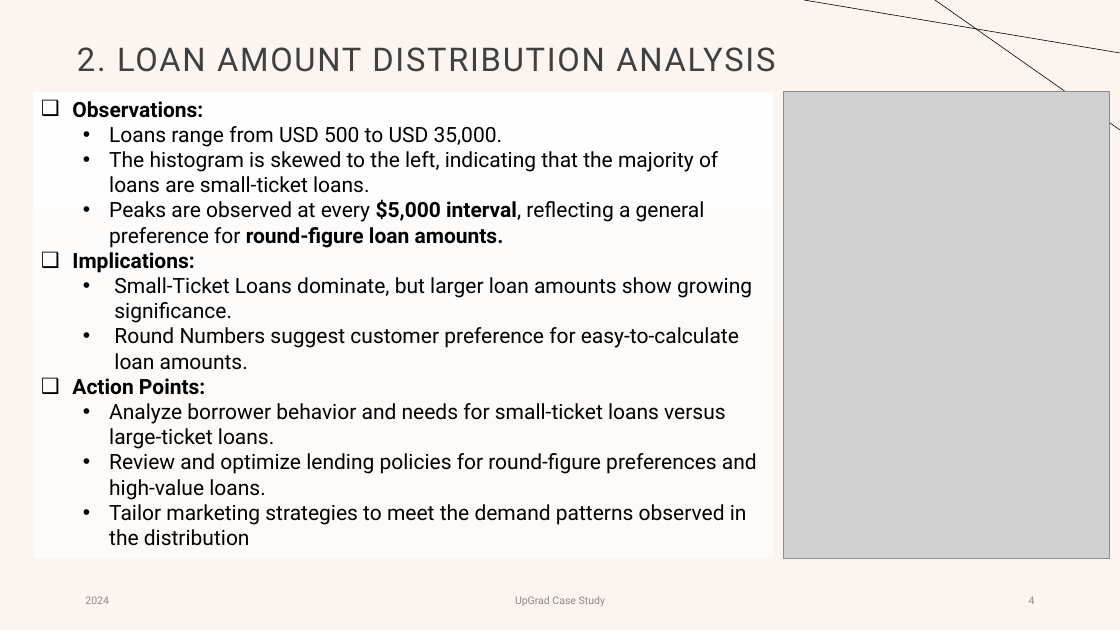
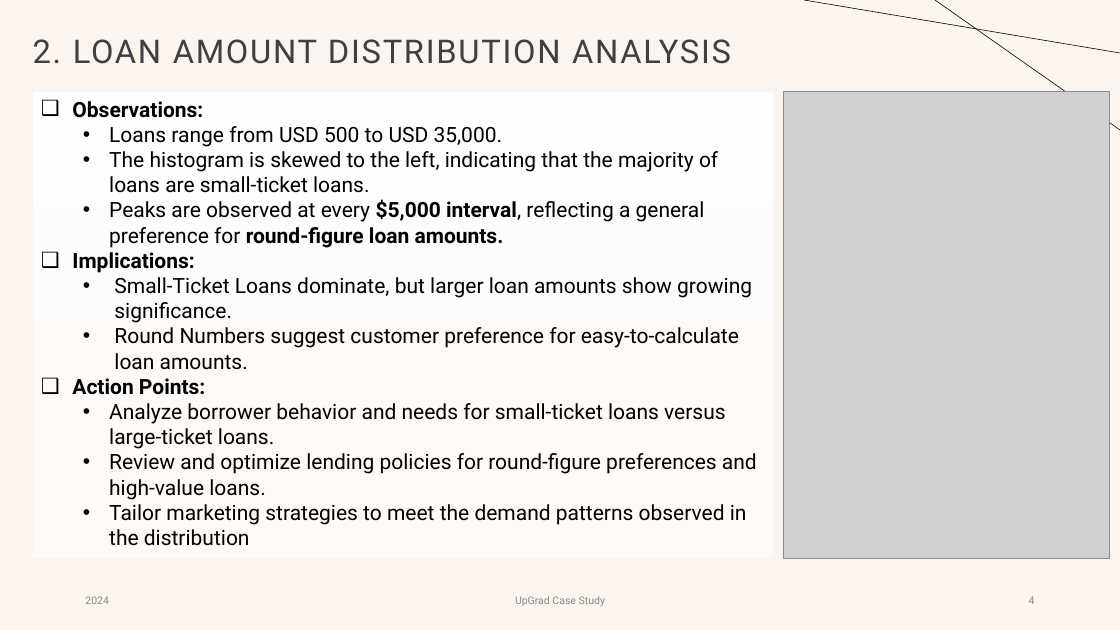
Before and after one commit to gowthambavireddy/LendingClubPratice, a slide deck: slide 4 of Lending Club Case study.pptx. Drawn at 1120x630 pixels with LibreOffice and Linux fonts; fonts in the diff are those of the drawing; grey boxes stand for pictures. Boxes give left, top, right and bottom in pixels: in the first picture for what was removed or moved away, otherwise in the second. Text is boxed around its words. In the diff, an @@ line names an element or a change of style, - is before the commit and + after.

```diff
--- a/Lending Club Case study.pptx
+++ b/Lending Club Case study.pptx
@@ title "2. LOAN AMOUNT DISTRIBUTION ANALYSIS": place and size @@
-title "2. LOAN AMOUNT DISTRIBUTION ANALYSIS" at <box>77,47,775,72</box>
+title "2. LOAN AMOUNT DISTRIBUTION ANALYSIS" at <box>33,39,731,64</box>
```
Also in this commit, not shown: 1 other slide changed, 2 slides added, 1 slide removed.
